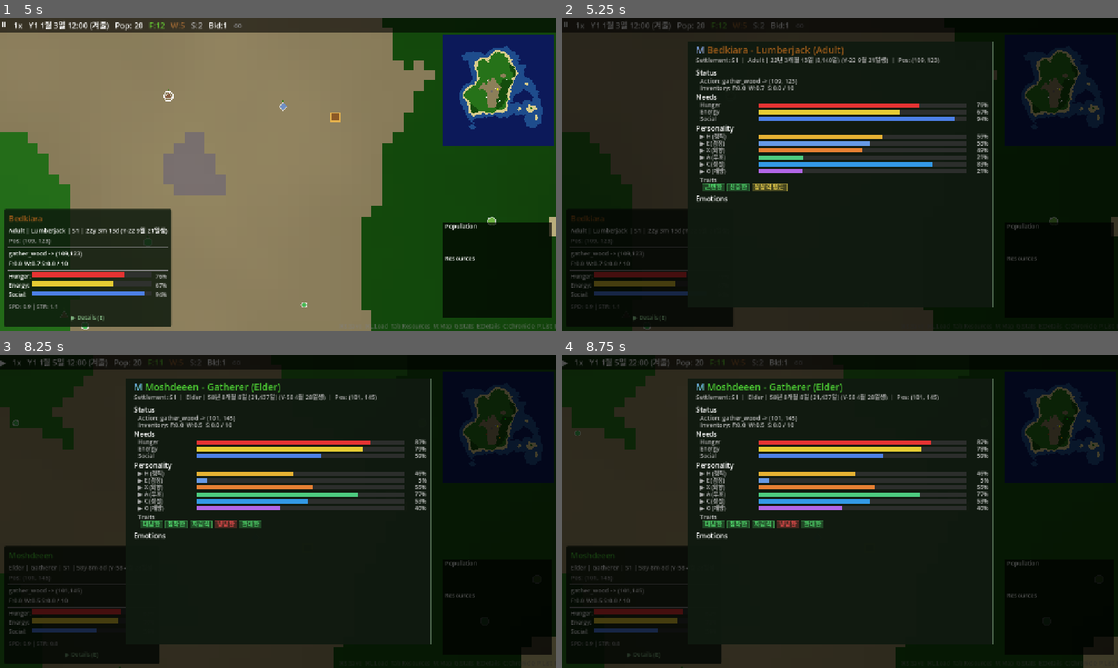
Above: before the commit, frames 1-4 (two rows, left to right).
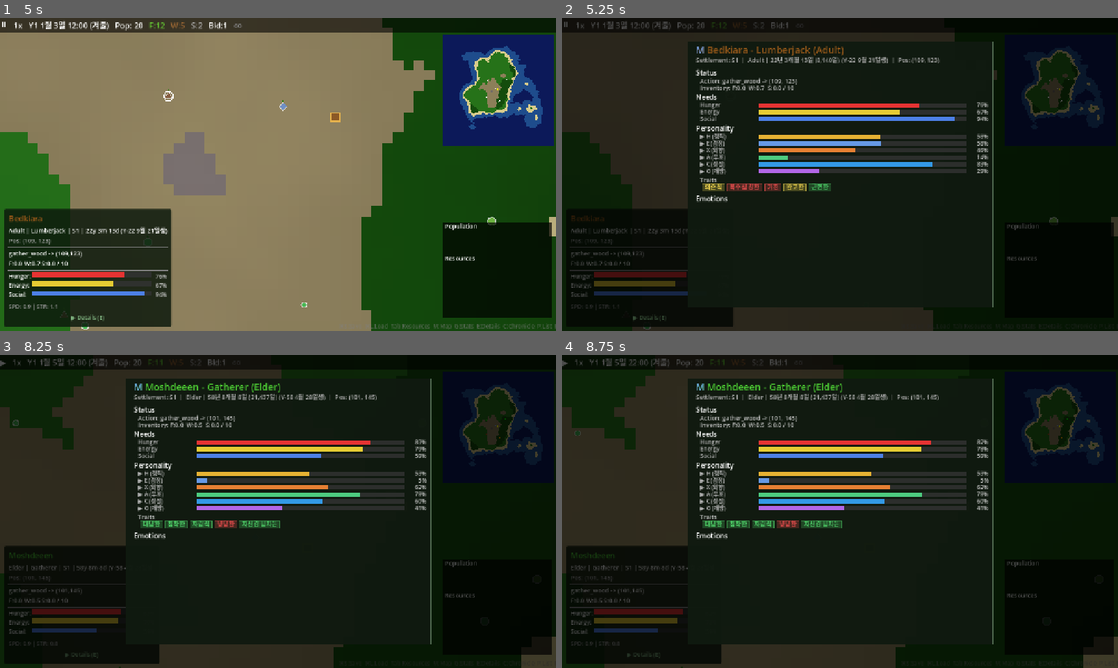
Above: after the commit, the same moments.

Repository: hyunlord/new-world
Game: Godot game, scene res://scenes/main/main.tscn
Two runs of this game, one before a commit and one after it. Both use one fixed random seed, a clock stepped at 60 frames per second and the inputs below.
Inputs (mouse positions are in pixels of both pictures, inside the frame that each line leads up to):
- Up to frame 1 (5 s): tap Enter at 0.5, 3.5 s; drag from (494, 89) to (333, 105) at 0.52 s; drag from (494, 271) to (250, 237) at 1.27 s; tap Space at 2, 3.77 s; move the mouse to (278, 174) at 2.02 s; hold D 2.03-2.75 s; tap Tab at 2.1 s; click (278, 174) at 2.17 s; drag from (250, 237) to (111, 127) at 2.77 s; move the mouse to (444, 221) at 3.52 s; hold A 3.53-4.25 s; tap G at 3.6 s; drag from (111, 127) to (194, 96) at 4.27 s
- Up to frame 2 (5.25 s): click "▶ Details (E)" at 5 s
- Up to frame 3 (8.25 s): tap Space at 5.75, 7.52 s; move the mouse to (278, 511) at 5.77 s; hold S 5.78-6.5 s; tap N at 5.85 s; click (278, 511) at 5.92 s; drag from (194, 433) to (166, 527) at 6.52 s; move the mouse to (400, 495) at 7.27 s; hold W 7.28-8 s; tap P at 7.35 s; drag from (278, 511) to (250, 574) at 8.02 s
- Up to frame 4 (8.75 s): no input

Frame 1 is identical in both runs. In frame 2, 0.7% of the frame differs, in the area x 25-76%, y 37-56%; in frame 3, 0.3%; in frame 4, 0.3%.
Error in both runs: Invalid access to property or key 'EMOTION_ORDER' on a base object of type 'GDScript'. (res://scripts/ui/entity_detail_panel.gd:292)

Commit message:
feat: widen facet intra-axis spread 0.35→0.75 for richer personality profiles (T-2020)
Increases facet variance within each HEXACO axis so facets can diverge
significantly (e.g. fearful yet low empathy). Data-driven via
distribution.json facet_spread parameter through SpeciesManager.

Co-Authored-By: Claude Sonnet 4.5 <noreply@anthropic.com>

Diff:
--- a/data/species/human/personality/distribution.json
+++ b/data/species/human/personality/distribution.json
@@ -30,6 +30,9 @@
         "C": {"target_shift": 0.0, "age_range": [18, 60]},
         "O": {"target_shift": 0.0, "age_range": [18, 60]}
     },
+    "facet_spread": 0.75,
+    "comment_facet_spread": "Intra-axis facet variance (z-score). 0.75 allows diverse facet profiles within same axis, enabling contradictory trait combos (e.g. fearful+low empathy). Previous: 0.35",
+
     "ou_parameters": {
         "comment": "Ornstein-Uhlenbeck maturation process (annual)",
         "theta": 0.03,
--- a/scripts/systems/personality_generator.gd
+++ b/scripts/systems/personality_generator.gd
@@ -10,6 +10,7 @@
 var _correlation_matrix: Array = []
 var _heritability: Dictionary = {}
 var _sex_diff_d: Dictionary = {}
+var _facet_spread: float = 0.75  # Intra-axis facet variance (z-score units)
 var _cholesky_L: Array = []  # 6x6 lower triangular matrix (cached)
 var _rng: RandomNumberGenerator
 
@@ -34,6 +35,7 @@
 		"H": 0.41, "E": 0.96, "X": 0.10,
 		"A": 0.28, "C": 0.00, "O": -0.04,
 	})
+	_facet_spread = float(dist.get("facet_spread", 0.75))
 	_cholesky_L = _cholesky_decompose(_correlation_matrix)
 
 
@@ -129,8 +131,8 @@
 		var z_axis: float = z_axes[aid]
 		var fkeys: Array = PersonalityDataScript.FACET_KEYS[aid]
 		for j in range(fkeys.size()):
-			# Intra-axis facet variance (0.35 balances differentiation vs axis coherence at SD=0.25)
-			var facet_z: float = z_axis + _randfn(0.0, 0.35)
+			# Intra-axis facet variance from SpeciesManager (0.75 enables contradictory facet combos)
+			var facet_z: float = z_axis + _randfn(0.0, _facet_spread)
 			pd.facets[fkeys[j]] = pd.from_zscore(facet_z)
 
 	# Step 4: Recalculate axes from facet averages
Not shown, changed: PROGRESS.md
